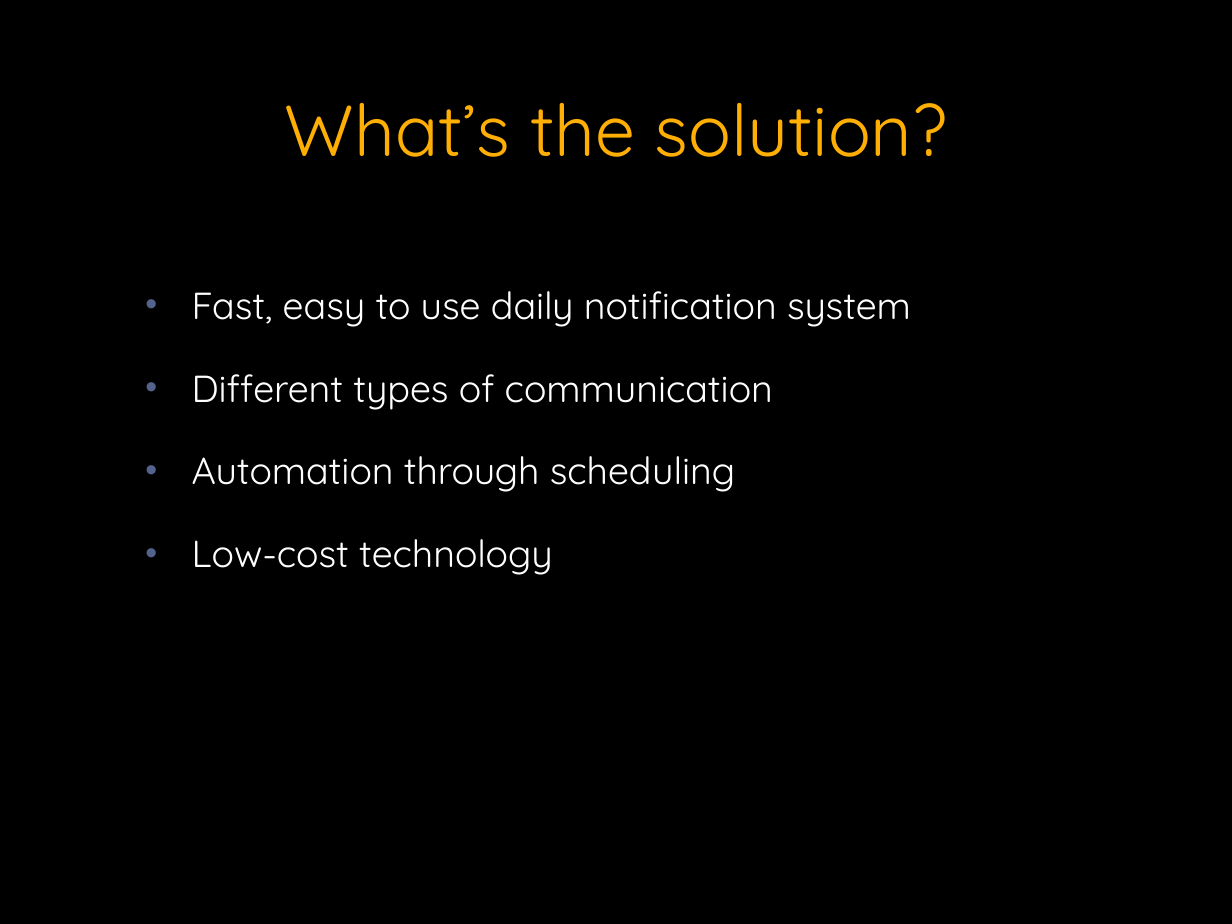
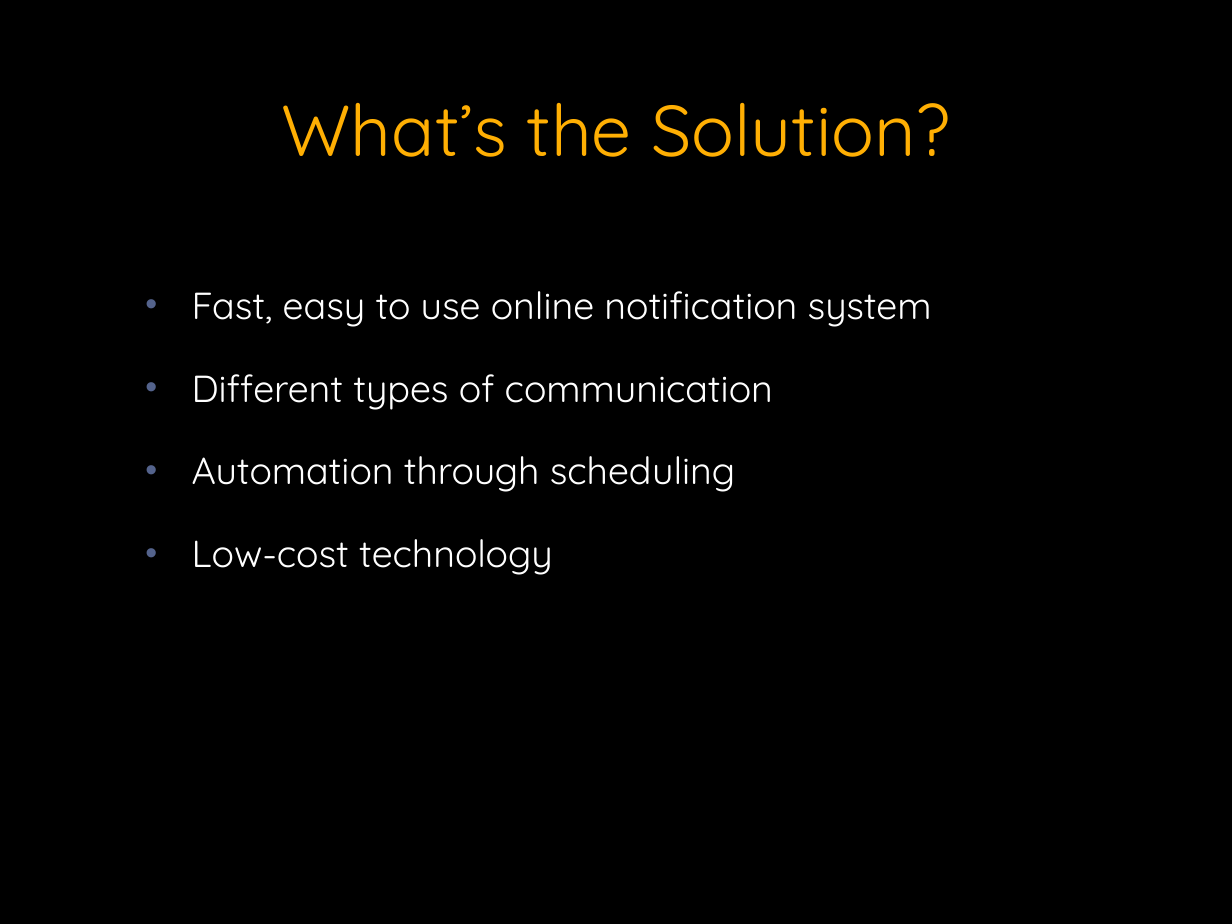
Before and after one commit to kevinrobinson/teachcom, a slide deck: slide 3 of doc/teachercom_presentation.pptx. Drawn at 1232x924 pixels with LibreOffice and Linux fonts; fonts in the diff are those of the drawing; background and template pictures are left out. Boxes give left, top, right and bottom in pixels: in the first picture for what was removed or moved away, otherwise in the second. Text is boxed around its words. In the diff, an @@ line names an element or a change of style, - is before the commit and + after.

```diff
--- a/doc/teachercom_presentation.pptx
+++ b/doc/teachercom_presentation.pptx
@@ title at (281, 103, 950, 157): text changed @@
-What’s the solution?
+What’s the Solution?
@@ text at (192, 291, 932, 327): text changed @@
-• Fast, easy to use daily notification system
+• Fast, easy to use online notification system
```
Also in this commit, not shown: 2 other slides changed, 1 slide added.
